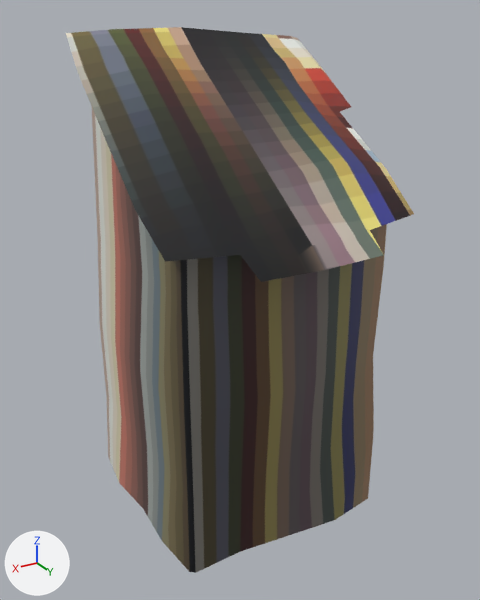
The glTF model dans_modeling_agency/assets/MSH_Building_001.glb: old version first, new version second.
Both versions are drawn from a 50 mm camera at (7.32, 12.59, 11.34) aimed at (0.01, 0.4, 5.25). The axes (+X, +Y, +Z) are drawn at lower left. The lights are the same throughout. Vertices at the same position are counted once.

In view in the first picture: 'MSH_Building_001'.
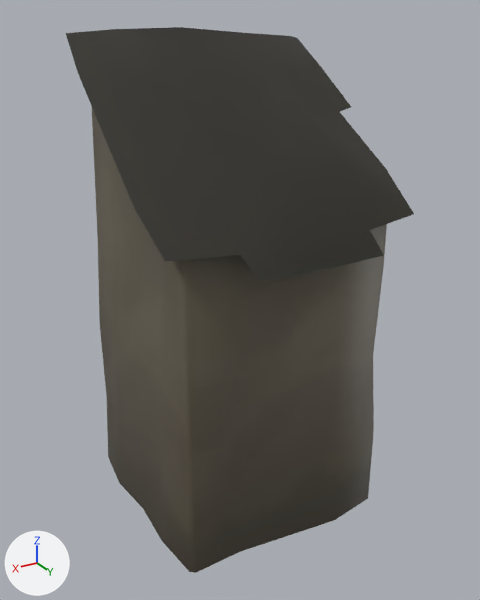
Where the change shows, as pixel boxes [x1, y1, x2, y2] in the pictures (480 x 600 px):
'MSH_Building_001', surface changed: [66, 27, 414, 573] in both

The change, as a diff of the scene's bpy script:
```diff
--- a/dans_modeling_agency/assets/MSH_Building_001.glb.py
+++ b/dans_modeling_agency/assets/MSH_Building_001.glb.py
@@ img_tx_buildings @@
+img_tx_buildings = load_image('TX_Buildings', '_unpacked/TX_Buildings', 1024, 1024, 'sRGB')
@@ mat_material @@
 mat_material = principled_material('Material')
-mat_material.texture = img_tx_palette
+mat_material.texture = img_tx_buildings
@@ me_grid_001 @@
 me_grid_001.from_pydata(...)  # 131 vertices, 200 faces; spans x -3.33..2.93, y -2.7..3.46, z 0.0..11.06
 # used by ob_msh_building_001; location = (0.0, 0.0, 0.0)
+# me_grid_001 part 1: texture (UV) coordinates of 200 of 200 faces, centred in x -3.26..2.61, y -2.61..3.35, z 0.65..10.81, changed; they spanned u 0.0..1.0, v 0.0..1.0 and now span u 0.29..0.96, v 0.0..0.79
 me_grid_001.materials.append(mat_material)
```
